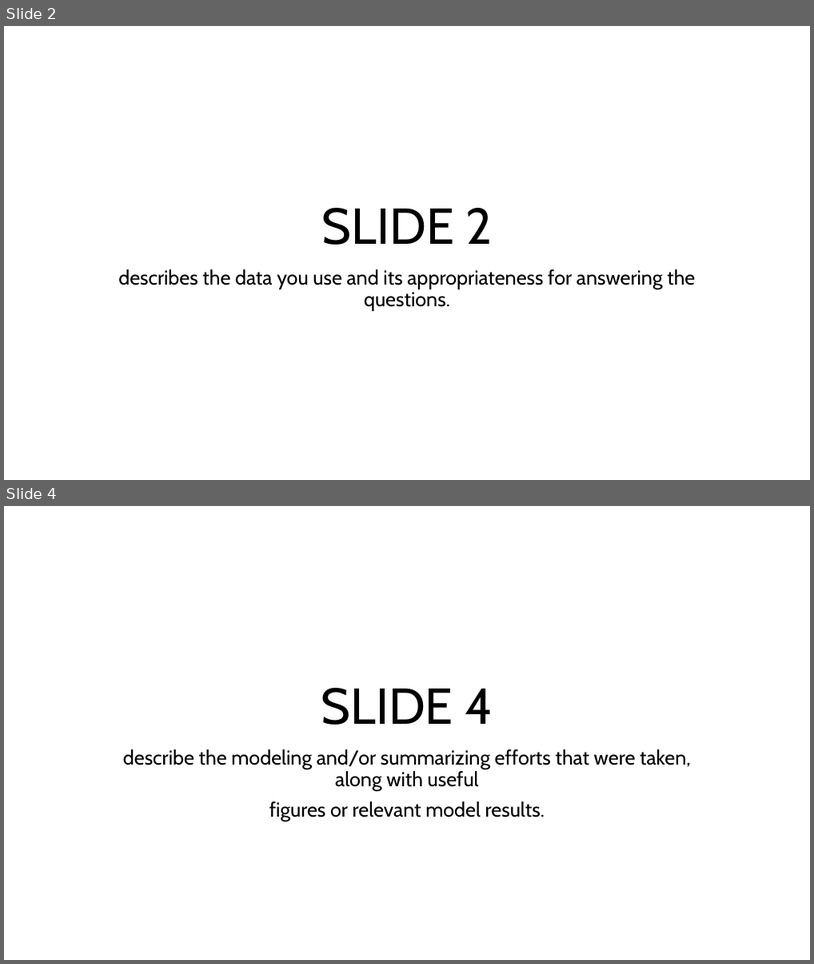
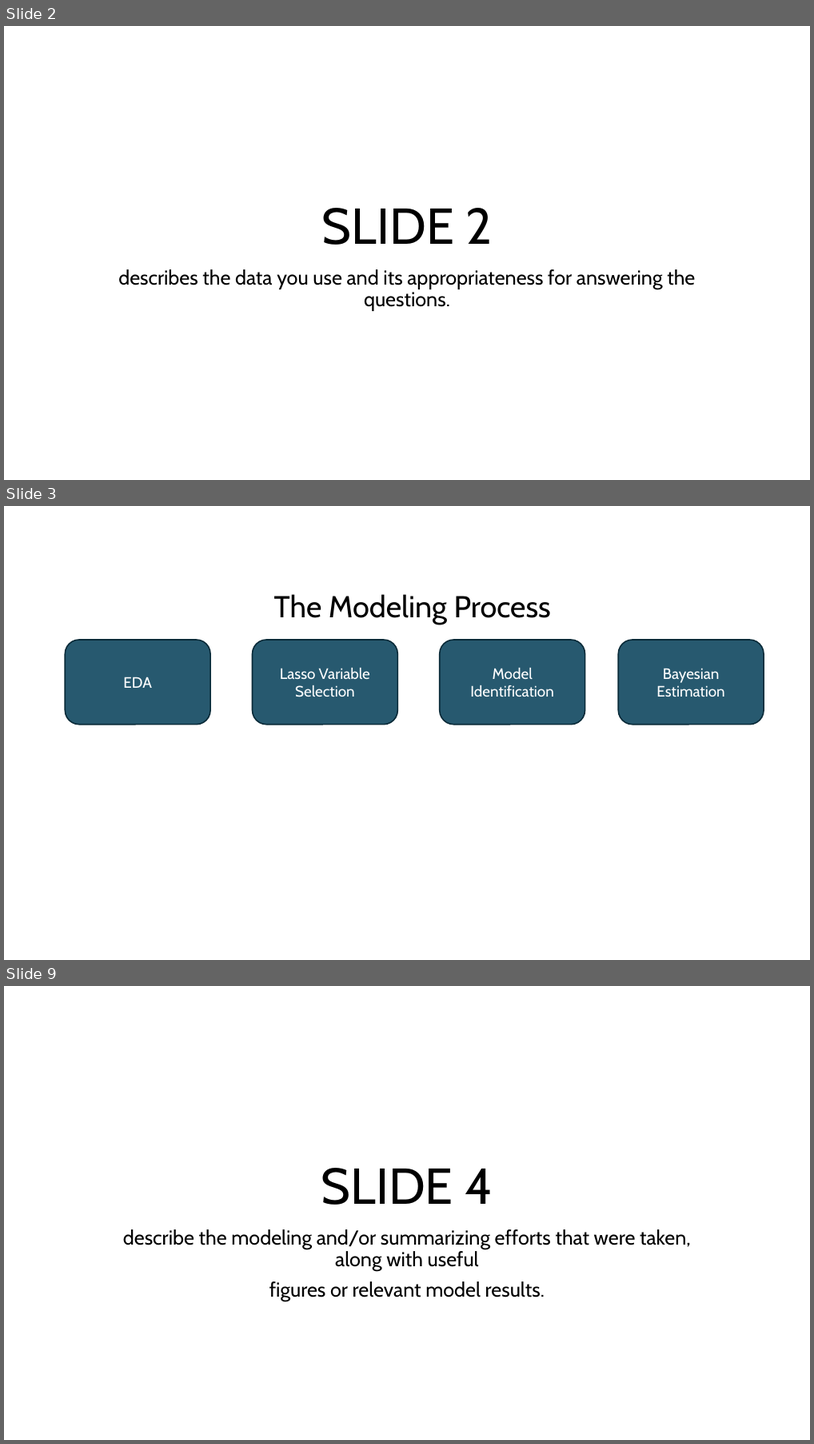
Before and after one commit to SamLeeBYU/ChicagoCrimes, a slide deck: Competition.pptx. Shown one above the other, each under a label of ours: slides 2 and 4 before the commit, slides 2, 3 and 9 after it; the slides between them are not shown. The pictures are 814x964 and 814x1444 pixels, drawn with LibreOffice and Linux fonts; fonts in the diff are those of the drawing. Boxes give left, top, right and bottom in pixels: in the first picture for what was removed or moved away, otherwise in the second. Text is boxed around its words. In the diff, an @@ line names an element or a change of style, - is before the commit and + after.

Commit message:
Recompile Bayesian Model

```diff
--- a/Competition.pptx
+++ b/Competition.pptx
@@ slide 3 added at bbox=[4, 506, 810, 960], background #FFFFFF @@
@@ title added at bbox=[274, 594, 551, 624], 36 pt, text #000000 @@
+The Modeling Process
@@ rounded rectangle added at bbox=[65, 640, 211, 724], fill #104760 at 90% opacity, outline #092A39 1.5 pt, 18 pt, text #FFFFFF @@
+EDA
@@ rounded rectangle added at bbox=[253, 640, 398, 724], fill #104760 at 90% opacity, outline #092A39 1.5 pt, 18 pt, text #FFFFFF @@
+Lasso Variable Selection
@@ rounded rectangle added at bbox=[440, 640, 586, 724], fill #104760 at 90% opacity, outline #092A39 1.5 pt, 18 pt, text #FFFFFF @@
+Model Identification
@@ rounded rectangle added at bbox=[618, 640, 765, 724], fill #104760 at 90% opacity, outline #092A39 1.5 pt, 18 pt, text #FFFFFF @@
+Bayesian Estimation
@@ what was slide 4 is now slide 9 @@
```
Also in this commit, not shown: 5 other slides added, 1 slide removed, 4 other files.
